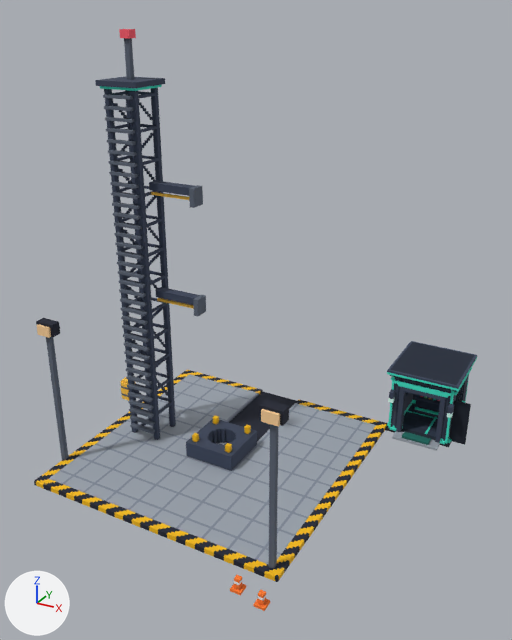
One commit to the glTF model assets/campus/pad/pad_e4_l1.glb: the scene before it, then after it.
One viewpoint serves both versions: a 50 mm camera at (13.7, -21.8, 17.6) aimed at (1.6, 0.2, 6.6). Every picture has the same lights, and +X, +Y and +Z are marked at lower left. The older version comes first. Vertices at exactly the same position are counted once.

Names of what the first picture shows: 'Base', 'CutPZ', 'CutRoof' and 1 more.
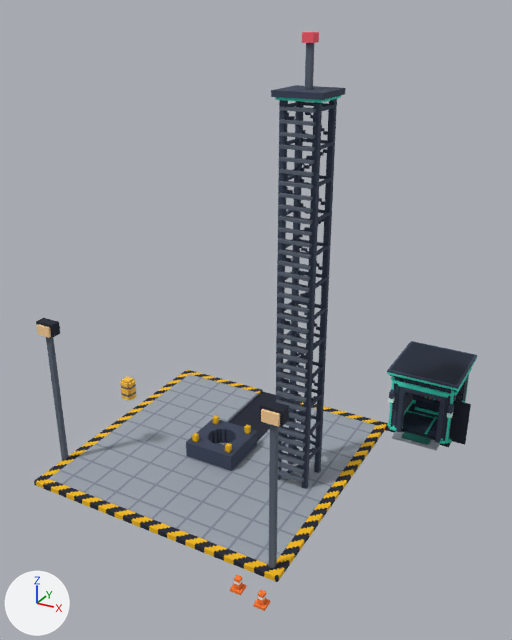
Boxes [x1, y1, x2, y2] around the edits, measured in the pictures (512 x 640 px):
'Base', reshaped: before [34, 29, 468, 611]; after [34, 32, 468, 611]
part 1 of me_base, deleted (blue): before [155, 287, 206, 316]
part 2 of me_base, deleted (blue): before [62, 29, 203, 484]
part 3 of me_base, added (blue): after [257, 32, 345, 495]

What the commit changed:
me_base is used by ob_base; location (0.0, 0.0, 0.0).
me_base had 8365 vertices, 12598 faces and spanned x -6.9..9.0, y -6.8..8.4, z 0.0..16.9.
me_base now has 8241 vertices, 12414 faces and spans x -6.9..9.0, y -6.8..8.4, z 0.0..16.9.
me_base part 1: the loose piece of 60 vertices spanning x -2.9..-0.8, y -0.3..0.3, z 6.4..7.1 is deleted.
me_base part 2: 5224 vertices removed from x -4.5..-0.8, y -1.1..1.0, z 0.2..16.9.
me_base part 3: 5160 vertices added at x 2.7..4.5, y -1.1..1.0, z 0.2..16.9.
